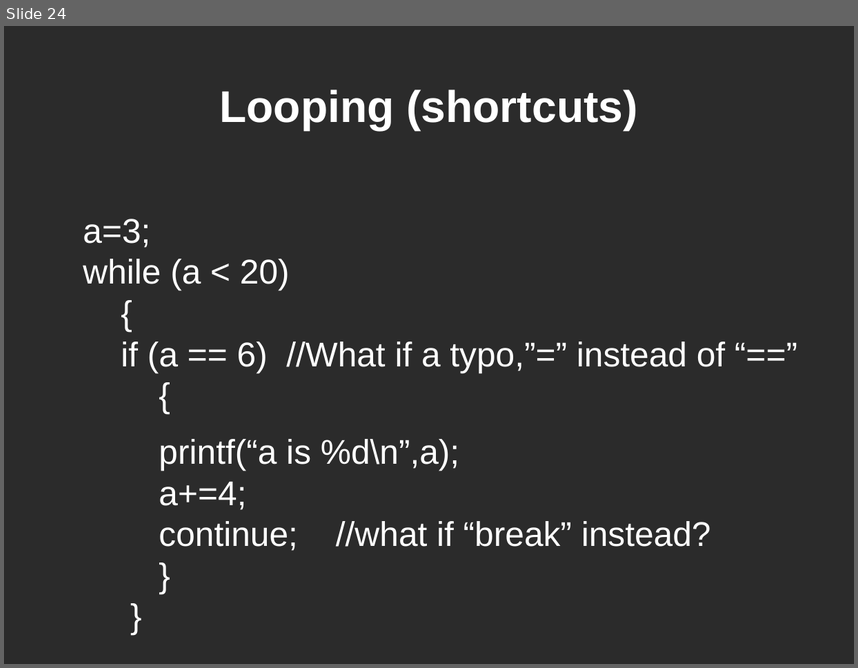
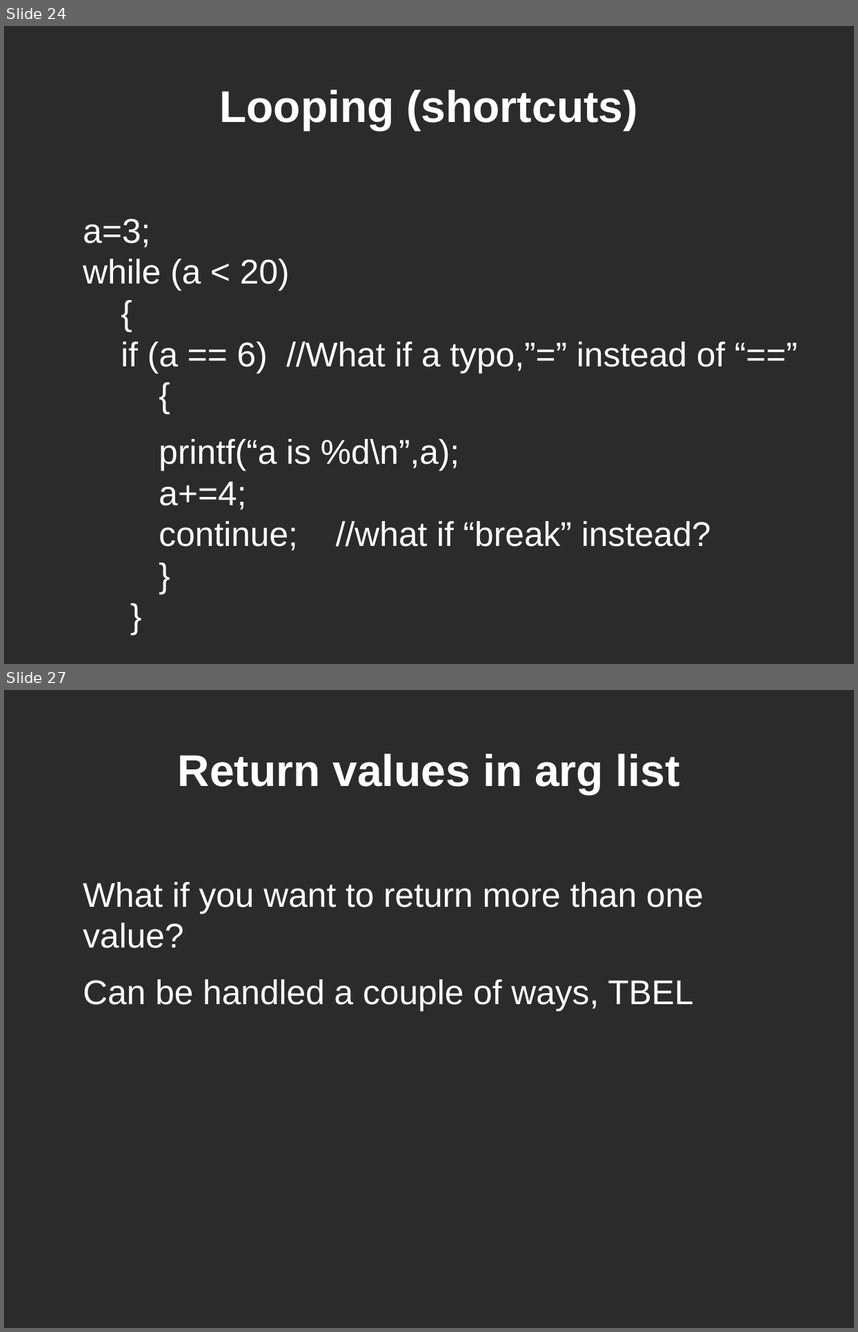
Before and after one commit to dklamet/class, a slide deck: docs/class.odp. Shown one above the other, each under a label of ours: slide 24 before the commit, slides 24 and 27 after it; the slides between them are not shown. The pictures are 858x668 and 858x1332 pixels, drawn with LibreOffice and Linux fonts; fonts in the diff are those of the drawing; background and template pictures are left out; a plain dark background stands for a picture behind light text. Boxes give left, top, right and bottom in pixels: in the first picture for what was removed or moved away, otherwise in the second. Text is boxed around its words. In the diff, an @@ line names an element or a change of style, - is before the commit and + after.

```diff
--- a/docs/class.odp
+++ b/docs/class.odp
@@ slide 27 added at (4,690,854,1328), background picture (left out) @@
@@ title added at (178,753,680,794), 41.4 pt, text #FFFFFF, bold @@
+Return values in arg list
@@ text added at (83,882,704,1011), 32 pt, text #FFFFFF @@
+What if you want to return more than one value?
+Can be handled a couple of ways, TBEL
```
Also in this commit, not shown: 1 slide changed, 2 other slides added, 4 other files.
